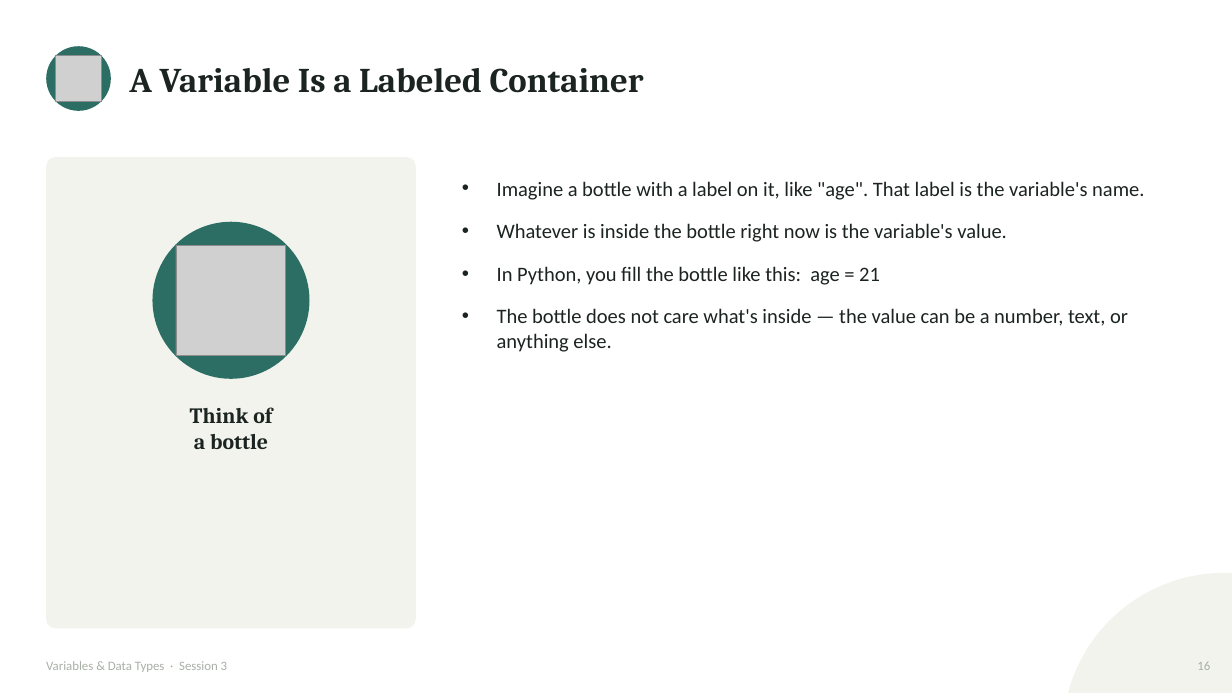
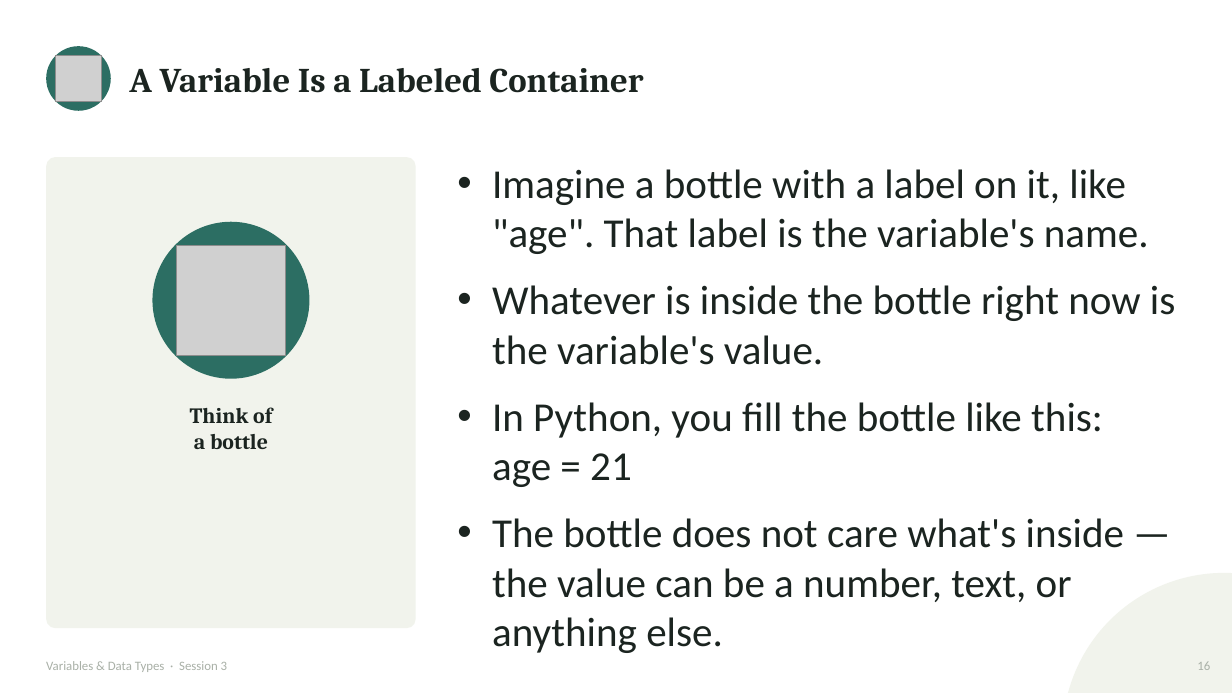
Before and after one commit to waseem-development/ai-ml-course, a slide deck: slide 16 of slides/2_variables_datatypes-3.pptx. Drawn at 1232x693 pixels with LibreOffice and Linux fonts; fonts in the diff are those of the drawing; grey boxes stand for pictures. Boxes give left, top, right and bottom in pixels: in the first picture for what was removed or moved away, otherwise in the second. Text is boxed around its words. In the diff, an @@ line names an element or a change of style, - is before the commit and + after.

```diff
--- a/slides/2_variables_datatypes-3.pptx
+++ b/slides/2_variables_datatypes-3.pptx
@@ text "Imagine a bottle with a ...": place and size @@
-text "Imagine a bottle with a ..." at (497,181,1144,352)
+text "Imagine a bottle with a ..." at (492,169,1175,653)
@@ text "Imagine a bottle with a ..." at (492,169,1175,653): size 16 to 32 pt @@
```
Also in this commit, not shown: 6 other slides changed, 9 other files.
